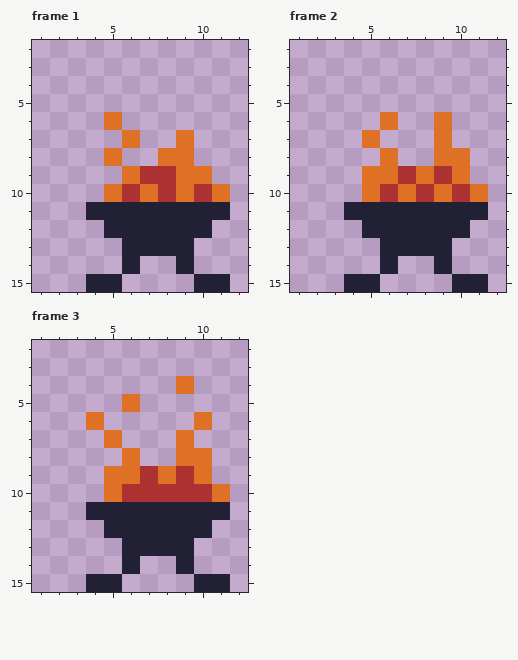
Two versions of one pixel-art file, shadows/impact/media/torch.ase. That is the earlier state.
16x16 pixels, 3 frames. Shown: frame 1: x 1..12, y 2..15; frame 2: x 1..12, y 2..15; frame 3: x 1..12, y 2..15.
The result:
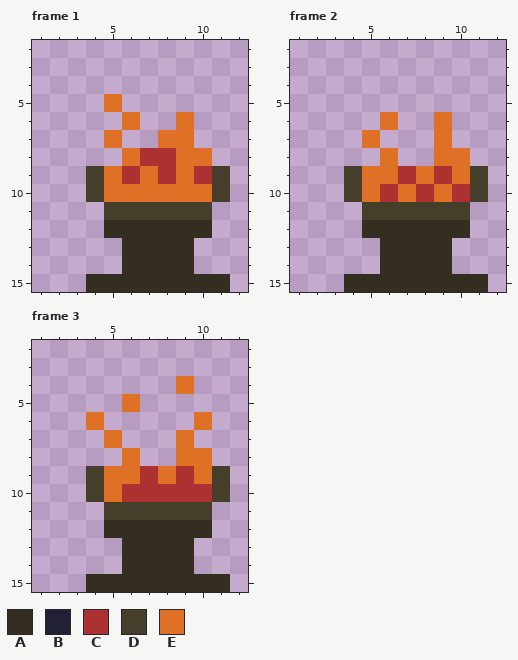
Palette (. is transparent): A #332e20  B #222034  C #ac3232  D #453e2b  E #df7126
The exact change:
--- frame 1
@@ x 1..12 @@
  4 ............
- 5 ............
- 6 ....E.......
- 7 .....E..E...
- 8 ....E..EE...
- 9 .....ECCEE..
-10 ....ECECECE.
-11 ...BBBBBBBB.
-12 ....BBBBBB..
-13 .....BBBB...
-14 .....B..B...
-15 ...BB....BB.
+ 5 ....E.......
+ 6 .....E..E...
+ 7 ....E..EE...
+ 8 .....ECCEE..
+ 9 ...DECECECD.
+10 ...DEEEEEED.
+11 ....DDDDDD..
+12 ....AAAAAA..
+13 .....AAAA...
+14 .....AAAA...
+15 ...AAAAAAAA.
--- frame 2
@@ x 1..12 @@
  8 .....E..EE..
- 9 ....EECECE..
-10 ....ECECECE.
-11 ...BBBBBBBB.
-12 ....BBBBBB..
-13 .....BBBB...
-14 .....B..B...
-15 ...BB....BB.
+ 9 ...DEECECED.
+10 ...DECECECD.
+11 ....DDDDDD..
+12 ....AAAAAA..
+13 .....AAAA...
+14 .....AAAA...
+15 ...AAAAAAAA.
--- frame 3
@@ x 1..12 @@
  8 .....E..EE..
- 9 ....EECECE..
-10 ....ECCCCCE.
-11 ...BBBBBBBB.
-12 ....BBBBBB..
-13 .....BBBB...
-14 .....B..B...
-15 ...BB....BB.
+ 9 ...DEECECED.
+10 ...DECCCCCD.
+11 ....DDDDDD..
+12 ....AAAAAA..
+13 .....AAAA...
+14 .....AAAA...
+15 ...AAAAAAAA.
Pixel boxes of the changes (left, top, right, bottom) in both pictures:
changed: (86, 94, 230, 292)
changed: (344, 166, 488, 292)
changed: (86, 466, 230, 592)
